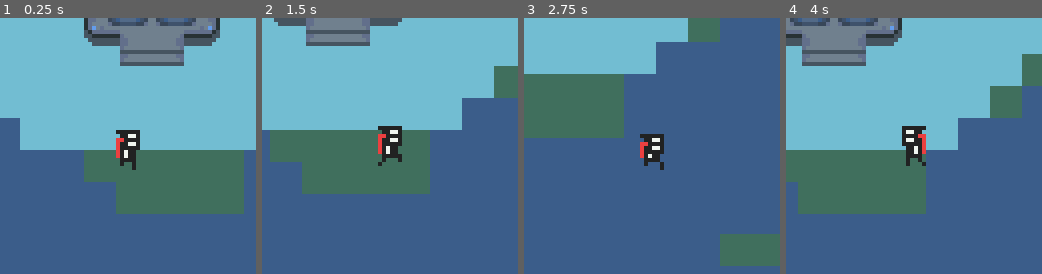
Above: before the commit, frames 1-4 (left to right).
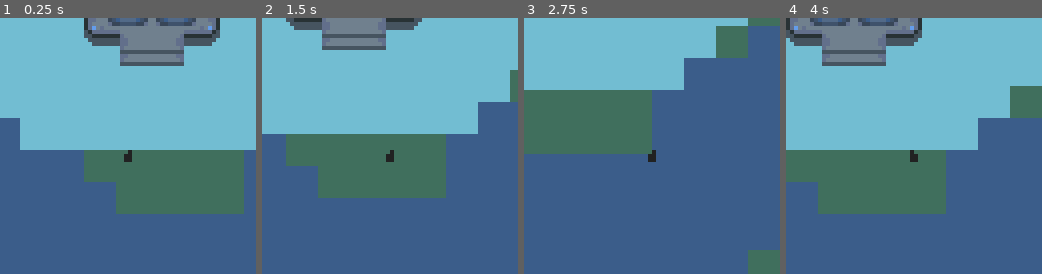
Above: after the commit, the same moments.

Repository: CertifiedIdiots/LowRez
Game: Godot game, scene res://Levels/Main.tscn
The game is run twice, just before and just after one commit, with the same random seed, the same clock (stepped at 60 frames per second) and the same inputs.
Inputs:
- Up to frame 1 (0.25 s): no input
- Up to frame 2 (1.5 s): hold D (move_right) 0.53-1.28 s; tap Z (a, bound only before the commit) at 0.6 s; tap X (b, bound only before the commit) at 0.8, 1.35 s; hold Down (move_down) from 1.28 s (still down)
- Up to frame 3 (2.75 s): tap C (c, bound only before the commit) at 1.55, 2.1 s; release Down (move_down) at 2.03 s; hold D (move_right) from 2.03 s (still down); tap V (d, bound only before the commit) at 2.3 s
- Up to frame 4 (4 s): release D (move_right) at 2.78 s; hold W (move_up) 2.78-3.53 s; tap V (d, bound only before the commit) at 2.85 s; tap Z (a, bound only before the commit) at 3.05, 3.6 s; hold A (move_left) from 3.53 s (still down); tap X (b, bound only before the commit) at 3.8 s

The runs differ from the first frame. In frame 1, 1.0% of the frame differs, in the area x 45-55%, y 43-60%; in frame 2, 11%; in frame 3, 18%, in the area x 0-100%, y 0-100%; in frame 4, 12%.

Commit message:
Make runes fade back

Diff:
--- a/Objects/Player.tscn
+++ b/Objects/Player.tscn
@@ -1,6 +1,6 @@
-[gd_scene load_steps=19 format=2]
+[gd_scene load_steps=14 format=2]
 
-[ext_resource path="res://Assets/Guy.png" type="Texture" id=1]
+[ext_resource path="res://Art/Tiny.png" type="Texture" id=1]
 [ext_resource path="res://Scripts/Player.gd" type="Script" id=2]
 [ext_resource path="res://Assets/Music/LowRezJamTheme.mp3" type="AudioStream" id=3]
 [ext_resource path="res://Assets/SFX/Puzzle_Tone_1.wav" type="AudioStream" id=4]
@@ -12,47 +12,20 @@
 [sub_resource type="Animation" id=11]
 resource_name = "Walking"
 
+[sub_resource type="AtlasTexture" id=12]
+atlas = ExtResource( 1 )
+region = Rect2( 0, 0, 4, 8 )
+
 [sub_resource type="AtlasTexture" id=13]
-flags = 4
 atlas = ExtResource( 1 )
-region = Rect2( 8, 0, 8, 12 )
-
-[sub_resource type="AtlasTexture" id=14]
-flags = 4
-atlas = ExtResource( 1 )
-region = Rect2( 16, 0, 8, 12 )
-
-[sub_resource type="AtlasTexture" id=15]
-flags = 4
-atlas = ExtResource( 1 )
-region = Rect2( 24, 0, 8, 12 )
-
-[sub_resource type="AtlasTexture" id=16]
-flags = 4
-atlas = ExtResource( 1 )
-region = Rect2( 32, 0, 8, 12 )
-
-[sub_resource type="AtlasTexture" id=17]
-flags = 4
-atlas = ExtResource( 1 )
-region = Rect2( 40, 0, 8, 12 )
-
-[sub_resource type="AtlasTexture" id=18]
-flags = 4
-atlas = ExtResource( 1 )
-region = Rect2( 48, 0, 8, 12 )
-
-[sub_resource type="AtlasTexture" id=19]
-flags = 4
-atlas = ExtResource( 1 )
-region = Rect2( 56, 0, 8, 12 )
+region = Rect2( 4, 0, 4, 8 )
 
 [sub_resource type="SpriteFrames" id=5]
 animations = [ {
-"frames": [ SubResource( 13 ), SubResource( 14 ), SubResource( 15 ), SubResource( 16 ), SubResource( 17 ), SubResource( 18 ), SubResource( 19 ) ],
+"frames": [ SubResource( 12 ), SubResource( 13 ) ],
 "loop": true,
 "name": "default",
-"speed": 10.0
+"speed": 5.0
 } ]
 
 [sub_resource type="CapsuleShape2D" id=1]
@@ -61,14 +34,13 @@
 
 [node name="Player" type="KinematicBody2D"]
 script = ExtResource( 2 )
-speed = 25
+speed = 20
 
 [node name="AnimationPlayer" type="AnimationPlayer" parent="."]
 anims/Walking = SubResource( 11 )
 
 [node name="Sprite" type="AnimatedSprite" parent="."]
 frames = SubResource( 5 )
-frame = 6
 playing = true
 
 [node name="CollisionShape2D" type="CollisionShape2D" parent="."]
@@ -84,16 +56,16 @@
 volume_db = -12.0
 autoplay = true
 
-[node name="a" type="AudioStreamPlayer" parent="."]
+[node name="A" type="AudioStreamPlayer" parent="."]
 stream = ExtResource( 4 )
 
-[node name="b" type="AudioStreamPlayer" parent="."]
+[node name="B" type="AudioStreamPlayer" parent="."]
 stream = ExtResource( 5 )
 
-[node name="c" type="AudioStreamPlayer" parent="."]
+[node name="C" type="AudioStreamPlayer" parent="."]
 stream = ExtResource( 7 )
 
-[node name="d" type="AudioStreamPlayer" parent="."]
+[node name="D" type="AudioStreamPlayer" parent="."]
 stream = ExtResource( 6 )
 
 [node name="Prompt" type="Sprite" parent="."]
--- a/Scripts/Core.gd
+++ b/Scripts/Core.gd
@@ -1,12 +1,20 @@
 extends Sprite
 
-var rune_a = load("res://Art/Animations/runes/rune_A2_small.png")
-var rune_b = load("res://Art/Animations/runes/rune_B2_small.png")
-var rune_c = load("res://Art/Animations/runes/rune_C2_small.png")
-var rune_d = load("res://Art/Animations/runes/rune_D2_small.png")
+var runes = {
+	"A": 0,
+	"B": 0,
+	"C": 0,
+	"D": 0
+}
 
 func _ready():
-	 get_parent().get_node("Player").connect("sequence_played", self, "_on_sequence_played")
+	 get_parent().get_node("Player").connect("note_played", self, "_on_sequence_played")
+
+func _process(delta):
+	for rune in runes.keys():
+		runes[rune] = max(0, runes[rune] - delta)
+		if runes[rune] <= 0:
+			get_node(rune).frame = 0
 
 func _on_Core_body_entered(player):
 	if not player.unlocked_map:
@@ -23,11 +31,7 @@
 
 func _on_sequence_played(player: Node2D, sequence: String):
 	if (player.position - self.position).length() < 40:
-		if "a" in sequence:
-			$A.play()
-		if "b" in sequence:
-			$B.play()
-		if "c" in sequence:
-			$C.play()
-		if "d" in sequence:
-			$D.play()
+		for rune in runes.keys():
+			if rune in sequence:
+				runes[rune] = 1
+				get_node(rune).play()
--- a/Scripts/Player.gd
+++ b/Scripts/Player.gd
@@ -4,15 +4,16 @@
 export var speed = 30
 var velocity = Vector2.ZERO
 var notes = {
-	"a": 0,
-	"b": 0,
-	"c": 0,
-	"d": 0
+	"A": 0,
+	"B": 0,
+	"C": 0,
+	"D": 0
 }
 var sequence = ""
 var target = null
 var since_played = 0
 signal sequence_played
+signal note_played
 
 func _physics_process(delta):
 	velocity = Input.get_vector("move_left", "move_right", "move_up", "move_down") * speed
@@ -45,6 +46,7 @@
 			since_played = 0
 			sequence += note
 			emit_signal("sequence_played", self, sequence)
+			emit_signal("note_played", self, note)
 	if since_played >= 1.5:
 		sequence = ""
 
--- a/project.godot
+++ b/project.godot
@@ -94,22 +94,22 @@
 "events": [ Object(InputEventKey,"resource_local_to_scene":false,"resource_name":"","device":0,"alt":false,"shift":false,"control":false,"meta":false,"command":false,"pressed":false,"scancode":0,"physical_scancode":77,"unicode":0,"echo":false,"script":null)
  ]
 }
-a={
+A={
 "deadzone": 0.5,
 "events": [ Object(InputEventKey,"resource_local_to_scene":false,"resource_name":"","device":0,"alt":false,"shift":false,"control":false,"meta":false,"command":false,"pressed":false,"scancode":0,"physical_scancode":90,"unicode":0,"echo":false,"script":null)
  ]
 }
-b={
+B={
 "deadzone": 0.5,
 "events": [ Object(InputEventKey,"resource_local_to_scene":false,"resource_name":"","device":0,"alt":false,"shift":false,"control":false,"meta":false,"command":false,"pressed":false,"scancode":0,"physical_scancode":88,"unicode":0,"echo":false,"script":null)
  ]
 }
-c={
+C={
 "deadzone": 0.5,
 "events": [ Object(InputEventKey,"resource_local_to_scene":false,"resource_name":"","device":0,"alt":false,"shift":false,"control":false,"meta":false,"command":false,"pressed":false,"scancode":0,"physical_scancode":67,"unicode":0,"echo":false,"script":null)
  ]
 }
-d={
+D={
 "deadzone": 0.5,
 "events": [ Object(InputEventKey,"resource_local_to_scene":false,"resource_name":"","device":0,"alt":false,"shift":false,"control":false,"meta":false,"command":false,"pressed":false,"scancode":0,"physical_scancode":86,"unicode":0,"echo":false,"script":null)
  ]
Binary file added: Art/Tiny.png
Not shown, added: Art/Tiny.png.import
Binary file changed: Art/world flat bg.png
